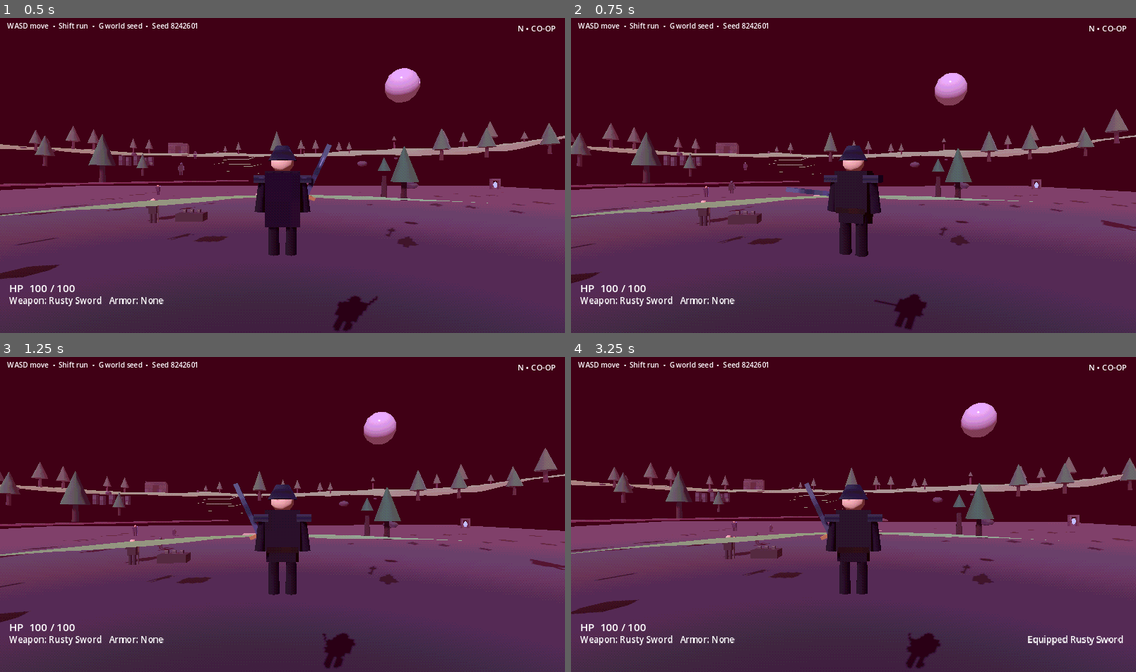
Above: before the commit, frames 1-4 (two rows, left to right).
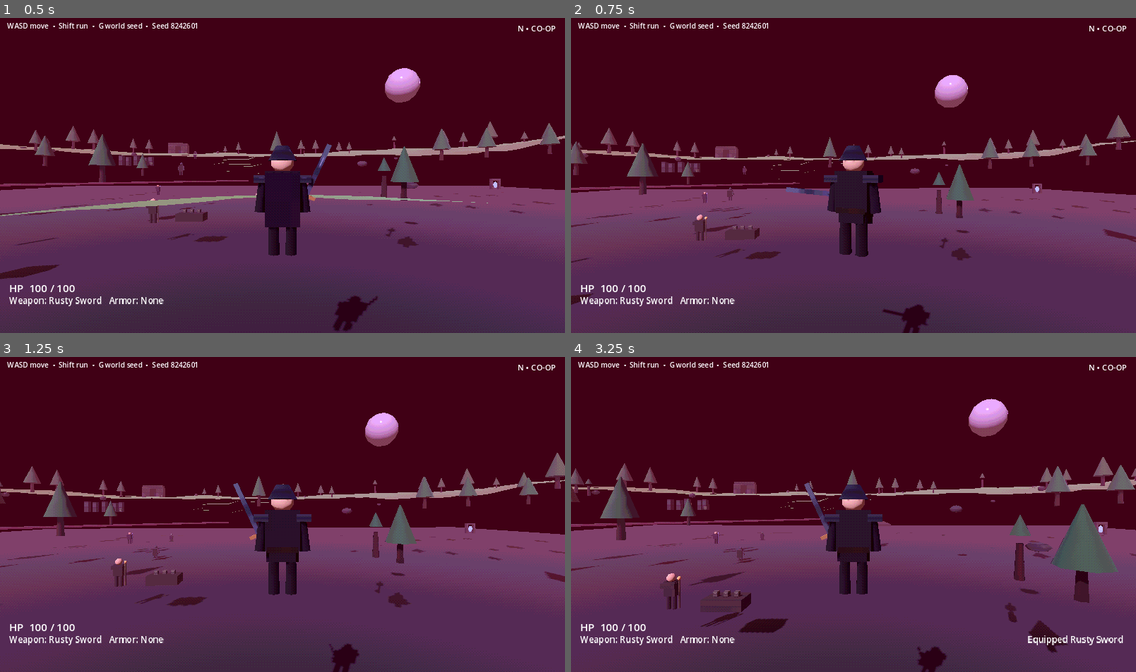
Above: after the commit, the same moments.

Repository: jasonjllind-cpu/aispel
Game: Godot game, scene res://main.tscn
Two runs of this game, one before a commit and one after it. Both use one fixed random seed, a clock stepped at 60 frames per second and the inputs below.
Inputs (mouse positions are in pixels of both pictures, inside the frame that each line leads up to):
- Up to frame 1 (0.5 s): no input
- Up to frame 2 (0.75 s): tap Enter at 0.5 s; move the mouse to (881, 172) at 0.52 s; press the mouse at (881, 172) at 0.53 s; hold W (move_forward) from 0.53 s (still down)
- Up to frame 3 (1.25 s): keep holding W (move_forward); tap Space (jump) at 0.77 s
- Up to frame 4 (3.25 s): keep holding W (move_forward); move the mouse to (825, 514) at 1.27 s; release the mouse at (825, 514) at 1.28 s; tap R (equip_next) at 1.35 s; tap Space (jump) at 1.52, 3.02 s; move the mouse to (864, 508) at 2.02 s; hold E (interact) 2.03-2.78 s; move the mouse to (847, 517) at 2.77 s; tap Shift (sprint) at 2.85 s

Frame 1 is identical in both runs. In frame 2, 7.5% of the frame differs, in the area x 0-100%, y 17-100%; in frame 3, 8.7%; in frame 4, 11%, in the area x 0-100%, y 13-100%.

Commit message:
Keep the player above generated terrain

Diff:
--- a/scripts/world_runtime.gd
+++ b/scripts/world_runtime.gd
@@ -3,6 +3,13 @@
 const RUNTIME_PERFORMANCE_MONITOR := preload("res://scripts/core/runtime_performance_monitor.gd")
 const WORLD_GENERATOR_SCRIPT := preload("res://scripts/world/world_generator.gd")
 const REGION_CATALOG := preload("res://scripts/world/region_catalog.gd")
+
+const PLAYER_SURFACE_TOLERANCE: float = 0.35
+const PLAYER_RECOVERY_INTERVAL: float = 0.25
+
+var player_recovery_elapsed: float = 0.0
+var terrain_height_generator: RefCounted
+var terrain_height_seed: int = 0
 
 # The playable client now uses the procedural systems in main.tscn as the
 # authoritative visible world. Keep only presentation, a safety floor, the
@@ -26,7 +33,13 @@
 	var player := get_node_or_null("Player") as CharacterBody3D
 	if player == null:
 		return
-	player.position = generated_player_spawn_position(_active_world_seed())
+	var safe_spawn: Vector3 = generated_player_spawn_position(_active_world_seed())
+	player.position = safe_spawn
+	# Player._ready() runs inside super._spawn_player() and records the old
+	# prototype position. Replace that checkpoint after applying the generated
+	# terrain height so death/respawn cannot return below the map.
+	player.set("spawn_position", player.global_position)
+	player.set("velocity", Vector3.ZERO)
 
 
 func generated_player_spawn_position(seed_value: int) -> Vector3:
@@ -63,6 +76,91 @@
 	return 8242601
 
 
+func sanitize_outdoor_player_position(candidate: Vector3, seed_value: int = 0) -> Vector3:
+	if seed_value <= 0 and _dungeon_active():
+		return candidate
+	var resolved_seed: int = seed_value if seed_value > 0 else _active_world_seed()
+	var surface: Dictionary = generated_surface_sample(candidate, resolved_seed)
+	if surface.is_empty():
+		return candidate
+	var terrain_y: float = float(surface.get("height", candidate.y))
+	if candidate.y >= terrain_y - PLAYER_SURFACE_TOLERANCE:
+		return candidate
+	return Vector3(candidate.x, terrain_y + 1.2, candidate.z)
+
+
+func generated_surface_sample(world_position: Vector3, seed_value: int) -> Dictionary:
+	var closest_region_id := ""
+	var closest_distance: float = INF
+	for region_id in REGION_CATALOG.get_region_ids():
+		var region: Dictionary = REGION_CATALOG.get_region(region_id)
+		var center: Vector3 = region.get("center", Vector3.ZERO)
+		var distance: float = Vector2(world_position.x - center.x, world_position.z - center.z).length()
+		if distance < closest_distance:
+			closest_distance = distance
+			closest_region_id = region_id
+	if closest_region_id.is_empty():
+		return {}
+
+	var closest_region: Dictionary = REGION_CATALOG.get_region(closest_region_id)
+	var radius: float = max(24.0, float(closest_region.get("radius", 62.0)))
+	if closest_distance > radius * 1.35:
+		return {}
+	var center: Vector3 = closest_region.get("center", Vector3.ZERO)
+	var biome_id: String = str(closest_region.get("biome", "green_highlands"))
+	var local_position := Vector2(world_position.x - center.x, world_position.z - center.z)
+	var generator: RefCounted = _terrain_generator_for_seed(seed_value)
+	var terrain_height: float = float(generator.call(
+		"sample_height_at",
+		center,
+		biome_id,
+		local_position,
+		REGION_CATALOG.get_slots(closest_region_id),
+		closest_region_id
+	))
+	return {
+		"region_id": closest_region_id,
+		"height": center.y + terrain_height
+	}
+
+
+func _terrain_generator_for_seed(seed_value: int) -> RefCounted:
+	if terrain_height_generator == null:
+		terrain_height_generator = WORLD_GENERATOR_SCRIPT.new()
+	if terrain_height_seed != seed_value:
+		terrain_height_seed = seed_value
+		terrain_height_generator.call("configure", terrain_height_seed)
+	return terrain_height_generator
+
+
+func _physics_process(delta: float) -> void:
+	if DisplayServer.get_name() == "headless":
+		return
+	player_recovery_elapsed += delta
+	if player_recovery_elapsed < PLAYER_RECOVERY_INTERVAL:
+		return
+	player_recovery_elapsed = 0.0
+	if _dungeon_active():
+		return
+	var player := get_node_or_null("Player") as CharacterBody3D
+	if player == null:
+		return
+	var corrected: Vector3 = sanitize_outdoor_player_position(player.global_position)
+	if corrected.distance_squared_to(player.global_position) <= 0.0001:
+		return
+	player.global_position = corrected
+	player.set("spawn_position", corrected)
+	player.set("velocity", Vector3.ZERO)
+
+
+func _dungeon_active() -> bool:
+	var dungeon_system := get_node_or_null("DungeonSystem")
+	if dungeon_system == null:
+		return false
+	var value: Variant = dungeon_system.get("active_dungeon_id")
+	return value != null and not str(value).is_empty()
+
+
 func _build_safety_floor() -> void:
 	# A hidden fallback below generated terrain catches the player only if a
 	# terrain chunk has not finished building yet.
